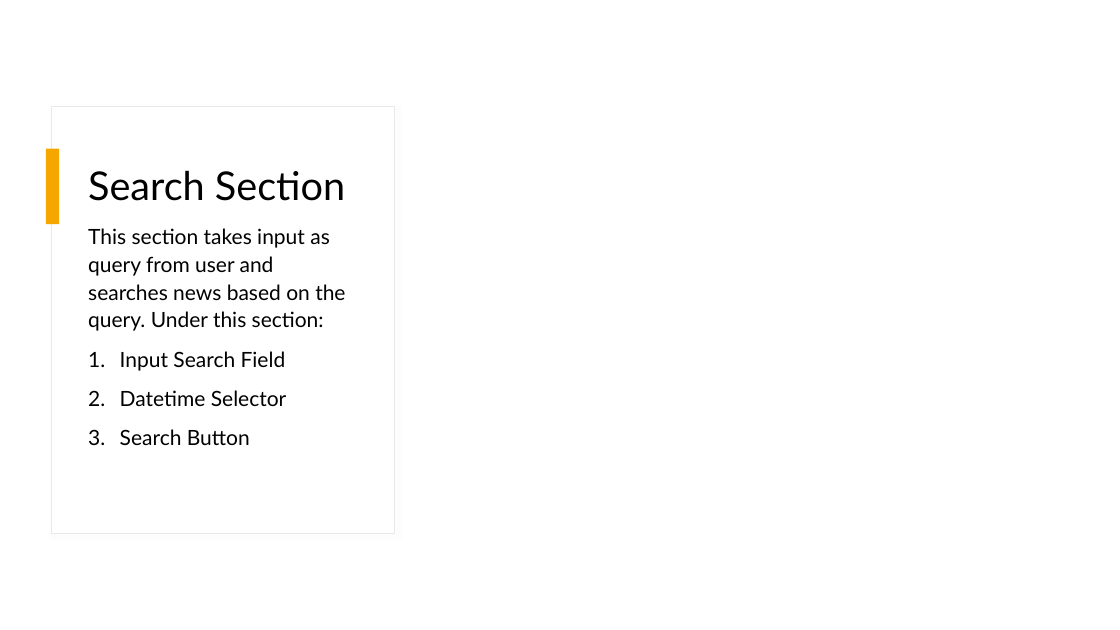
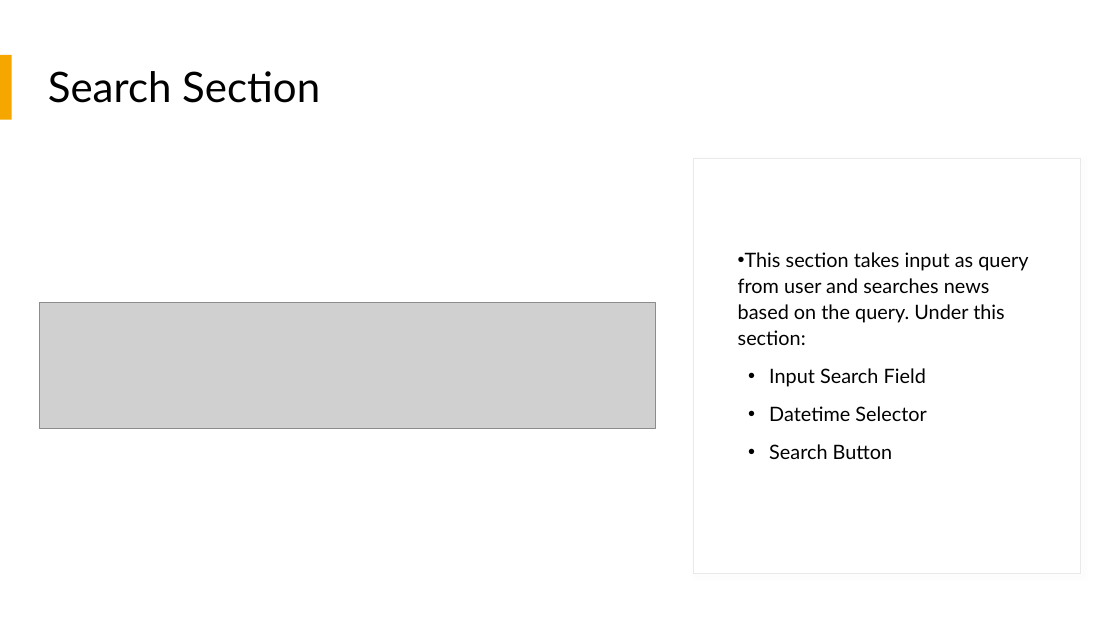
Before and after one commit to KomeOn/news-corner, a slide deck: slide 6 of src/News-corner.pptx. Drawn at 1120x630 pixels with LibreOffice and Linux fonts; fonts in the diff are those of the drawing; grey boxes stand for pictures. Boxes give left, top, right and bottom in pixels: in the first picture for what was removed or moved away, otherwise in the second. Text is boxed around its words. In the diff, an @@ line names an element or a change of style, - is before the commit and + after.

```diff
--- a/src/News-corner.pptx
+++ b/src/News-corner.pptx
@@ rectangle added at (0,0,1120,630), fill #FFFFFF @@
@@ rectangle added at (51,0,1077,186), fill #FFFFFF, outline #E9E9E9 0.75 pt @@
@@ rectangle added at (52,0,1077,185), fill #FFFFFF @@
@@ rectangle added at (0,55,12,119), fill #F5A700 @@
@@ title "Search Section": place and size @@
-title "Search Section" at (88,170,345,201)
+title "Search Section" at (48,71,320,103)
@@ title "Search Section" at (48,71,320,103): size 34 to 36 pt; line spacing 1 to 0.9; vertical alignment top to middle @@
@@ rectangle removed at (46,149,60,224) @@
@@ rectangle added at (693,158,1081,573), fill #FFFFFF, outline #E9E9E9 0.75 pt @@
@@ text "This section takes input as ...": place and size @@
-text "This section takes input as ..." at (88,228,345,445)
+text "This section takes input as ..." at (738,252,1028,459)
@@ text "This section takes input as ..." at (738,252,1028,459): size 18 to 17 pt; bullet none to •; bullet 1. to •; vertical alignment top to middle @@
@@ picture added at (39,302,655,429) @@
```
Also in this commit, not shown: 10 other slides changed, 8 slides added, 1 slide removed, 1 other file.
